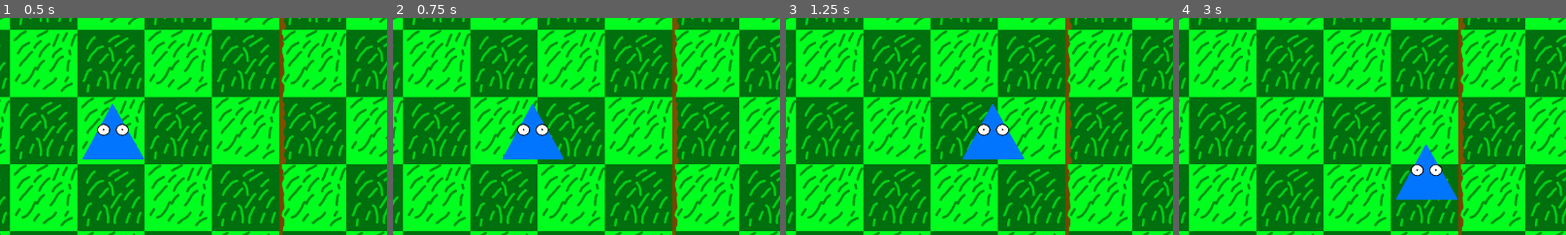
Above: before the commit, frames 1-4 (left to right).
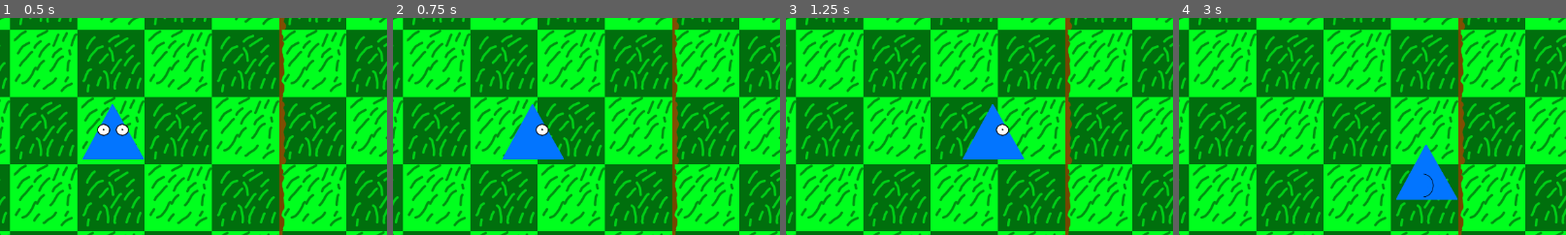
Above: after the commit, the same moments.

Repository: Killfreek/Rats
Game: Godot game, scene res://main.tscn
The game is run twice, just before and just after one commit, with the same random seed, the same clock (stepped at 60 frames per second) and the same inputs.
Inputs:
- Up to frame 1 (0.5 s): no input
- Up to frame 2 (0.75 s): tap Enter at 0.5 s; hold D (MoveRight) from 0.53 s (still down)
- Up to frame 3 (1.25 s): keep holding D (MoveRight)
- Up to frame 4 (3 s): release D (MoveRight) at 1.28 s; hold S (MoveDown) 1.28-2.03 s; hold D (MoveRight) 2.03-2.78 s; tap Space at 2.75 s; hold W (MoveUp) from 2.78 s (still down)
The pictures show only the part of the screen within x 7-57%, y 13-63%; the shares and areas given below are measured in that part.

Frame 1 is identical in both runs. In frame 2, 0.2% of the frame differs, in the area x 31-36%, y 48-55%; in frame 3, 0.2%; in frame 4, 0.4%, in the area x 59-69%, y 67-83%.

Commit message:
Starter animation

Diff:
--- a/player.gd
+++ b/player.gd
@@ -27,6 +27,7 @@
 		PlayerAreaTopLeftCorner.position.y,
 		PlayerAreaBottomRightCorner.position.x,
 		PlayerAreaBottomRightCorner.position.y);
+	$AnimatedSprite2D.animation = "Idle";
 
 # Called every frame. 'delta' is the elapsed time since the previous frame.
 func _process(delta):
@@ -88,6 +89,14 @@
 	var actualString = formatString % [finalPosition, originalDistanceForMovement];
 	print(actualString);
 	movementStartPoint = postition;
+	if velocaty.x > 0:
+		$AnimatedSprite2D.animation = "Right";
+	elif velocaty.x < 0:
+		$AnimatedSprite2D.animation = "Left";
+	elif velocaty.y > 0:
+		$AnimatedSprite2D.animation = "Idle";
+	elif velocaty.y < 0:
+		$AnimatedSprite2D.animation = "Up";
 	move_ToTarget(delta);
 
 func move_ToTarget(delta):
@@ -97,3 +106,4 @@
 		isMoving = false;
 		finalPosition = false;
 		isDoingReverse = false;
+		$AnimatedSprite2D.animation = "Idle";
--- a/player.tscn
+++ b/player.tscn
@@ -54,7 +54,7 @@
 position = Vector2(-0.499997, 2)
 scale = Vector2(0.455, 0.41)
 sprite_frames = SubResource("SpriteFrames_mtjfy")
-animation = &"Idle"
+animation = &"Right"
 
 [node name="CollisionShape2D" type="CollisionShape2D" parent="."]
 position = Vector2(-1, 2)
